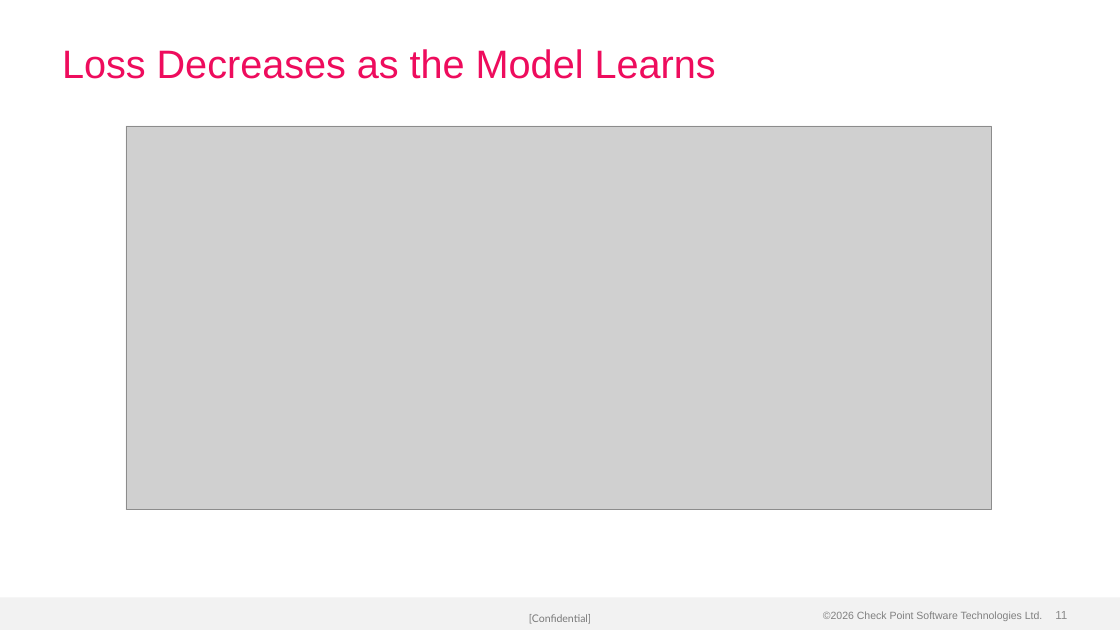
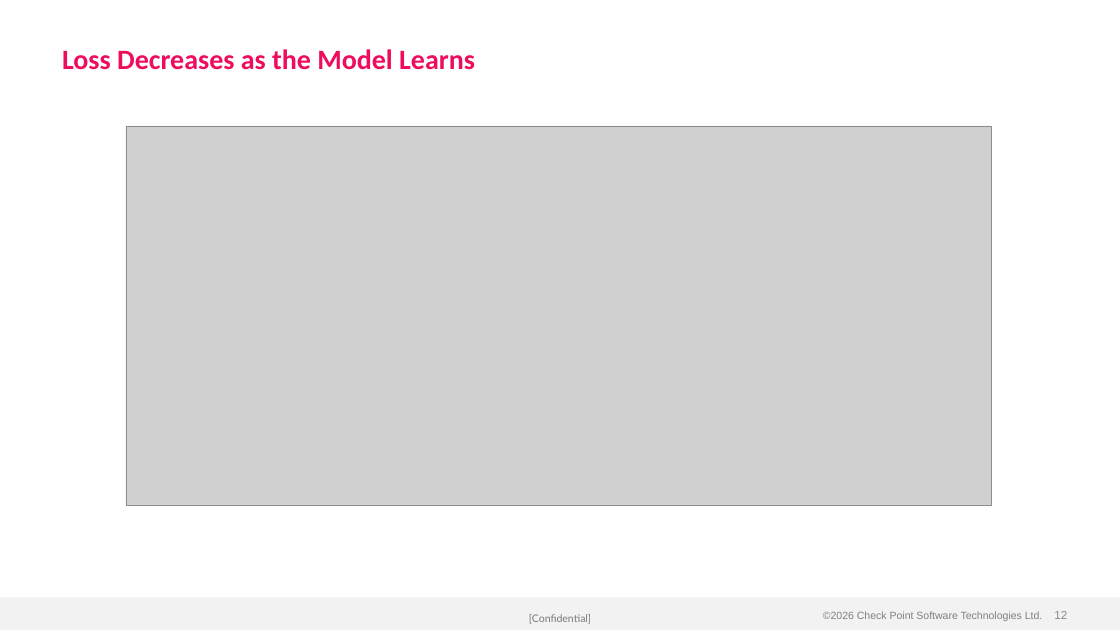
Before and after one commit to alshawwaf/ai-basic-training, a slide deck: slide 12 of stage1_classic_ml/01_what_is_ml/Lecture-1-What-is-ML.pptx (slide 11 before the commit). Drawn at 1120x630 pixels with LibreOffice and Linux fonts; fonts in the diff are those of the drawing; grey boxes stand for pictures; background and template pictures are left out. Boxes give left, top, right and bottom in pixels: in the first picture for what was removed or moved away, otherwise in the second. Text is boxed around its words. In the diff, an @@ line names an element or a change of style, - is before the commit and + after.

Commit message:
Apply Calibri font and bold headers to all 17 lectures; improve Lecture 1
- All lectures: switched every text run to Calibri, made slide titles bold
- Lecture 1: rebuilt with 29 slides (was 28), 14 images (was 13)
  - Added new Real-World Example slide (phishing URL detection pipeline)
  - Improved vocabulary slide with bold term/definition formatting
  - Better bullet hierarchy with colour-coded categories
  - All matplotlib charts regenerated with Calibri labels

```diff
--- a/stage1_classic_ml/01_what_is_ml/Lecture-1-What-is-ML.pptx
+++ b/stage1_classic_ml/01_what_is_ml/Lecture-1-What-is-ML.pptx
@@ title "Loss Decreases as the Model ..." at (62, 49, 475, 70): size 34 to 24 pt, font Arial to Calibri, bold on @@
@@ picture: place and size @@
-picture at (126, 126, 991, 510)
+picture at (126, 126, 991, 506)
```
Also in this commit, not shown: 27 other slides changed, 1 slide added, 16 other files.
